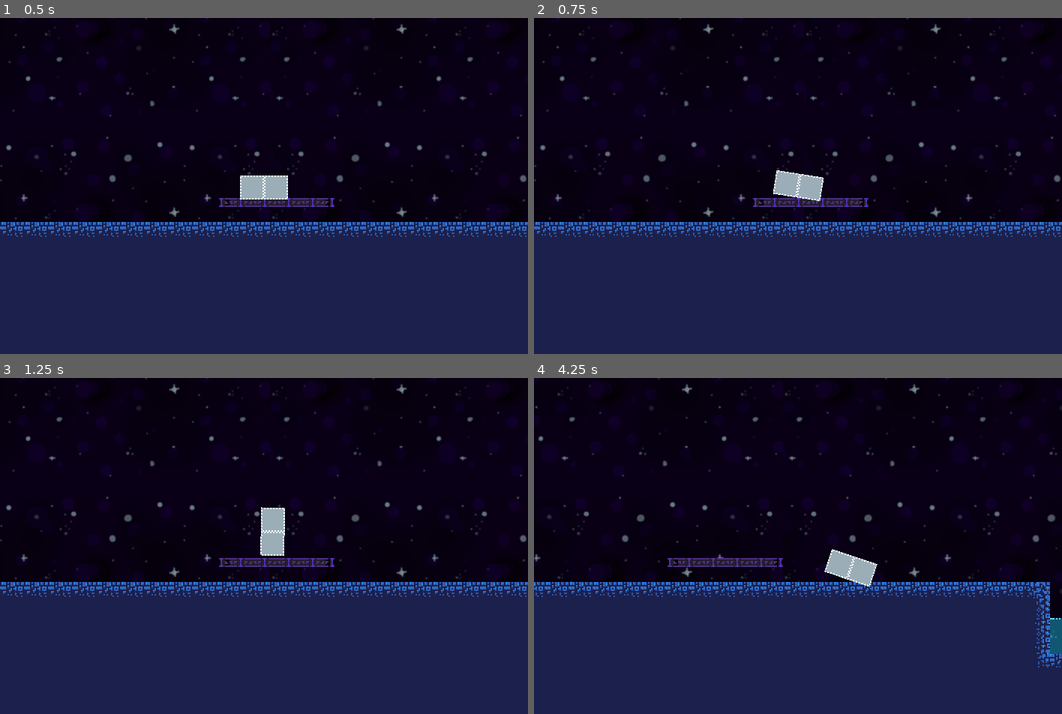
Above: before the commit, frames 1-4 (two rows, left to right).
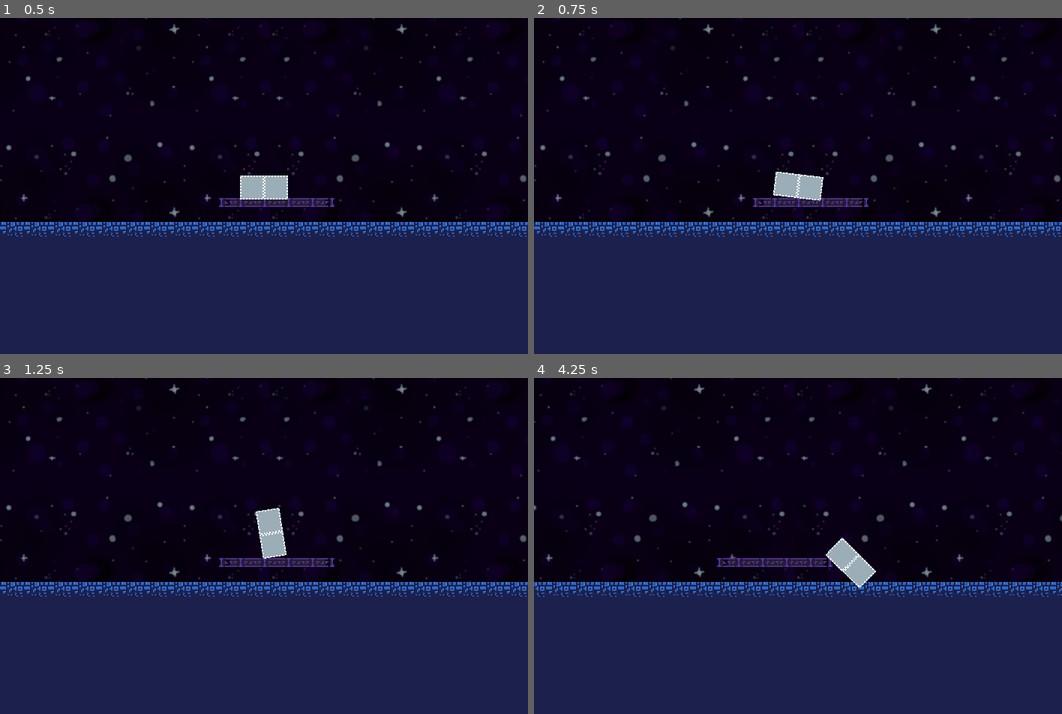
Above: after the commit, the same moments.

Repository: zio-penny/Lander
Game: Godot game, scene res://scenes/Main.tscn
Same seed, same stepped clock (60 frames per second), same inputs: the game is played once before the commit and once after it. Before the commit the project starts from res://Main.tscn.
Inputs:
- Up to frame 1 (0.5 s): no input
- Up to frame 2 (0.75 s): tap Enter at 0.5 s; hold L (PitchRight) from 0.53 s (still down); hold W (Throttle) from 0.53 s (still down)
- Up to frame 3 (1.25 s): keep holding L (PitchRight); keep holding W (Throttle)
- Up to frame 4 (4.25 s): release L (PitchRight) at 1.28 s; release W (Throttle) at 1.28 s; hold K (PitchDown) 1.28-2.03 s; tap W (Throttle) at 1.35, 2.85 s; hold L (PitchRight) 2.03-2.78 s; hold W (Throttle) 2.03-2.78 s; hold I (PitchUp) 2.78-3.53 s; hold J (PitchLeft) from 3.53 s (still down); hold W (Throttle) from 3.53 s (still down)

Frame 1 is identical in both runs. In frame 2, 0.1% of the frame differs, in the area x 45-55%, y 45-55%; in frame 3, 0.2%; in frame 4, 5.7%, in the area x 0-100%, y 0-87%.

Commit message:
adjustments to rotation

Diff:
--- a/Lander.tres
+++ /dev/null
@@ -1,11 +0,0 @@
-[gd_resource type="VisualShader" format=3 uid="uid://bf7r78tvuee24"]
-
-[resource]
-code = "shader_type canvas_item;
-render_mode blend_mix;
-
-
-
-"
-mode = 1
-flags/light_only = false
--- a/project.godot
+++ b/project.godot
@@ -11,7 +11,7 @@
 [application]
 
 config/name="Lander"
-run/main_scene="res://Main.tscn"
+run/main_scene="res://scenes/Main.tscn"
 config/features=PackedStringArray("4.1", "GL Compatibility")
 config/icon="res://icon.svg"
 
@@ -30,6 +30,12 @@
 "deadzone": 0.1,
 "events": [Object(InputEventJoypadMotion,"resource_local_to_scene":false,"resource_name":"","device":-1,"axis":1,"axis_value":-1.0,"script":null)
 , Object(InputEventKey,"resource_local_to_scene":false,"resource_name":"","device":0,"window_id":0,"alt_pressed":false,"shift_pressed":false,"ctrl_pressed":false,"meta_pressed":false,"pressed":false,"keycode":87,"physical_keycode":87,"key_label":87,"unicode":0,"echo":false,"script":null)
+]
+}
+ThrottleDown={
+"deadzone": 0.1,
+"events": [Object(InputEventJoypadMotion,"resource_local_to_scene":false,"resource_name":"","device":-1,"axis":1,"axis_value":1.0,"script":null)
+, Object(InputEventKey,"resource_local_to_scene":false,"resource_name":"","device":-1,"window_id":0,"alt_pressed":false,"shift_pressed":false,"ctrl_pressed":false,"meta_pressed":false,"pressed":false,"keycode":0,"physical_keycode":83,"key_label":0,"unicode":115,"echo":false,"script":null)
 ]
 }
 StrafeLeft={
@@ -71,6 +77,8 @@
 [physics]
 
 2d/default_gravity=0.0
+2d/default_linear_damp=0.0
+2d/default_angular_damp=0.0
 
 [rendering]
 
--- a/Lander.tscn
+++ b/scenes/Lander.tscn
@@ -1,30 +1,25 @@
-[gd_scene load_steps=6 format=3 uid="uid://dx4ttlvalnyng"]
+[gd_scene load_steps=5 format=3 uid="uid://dx4ttlvalnyng"]
 
 [ext_resource type="Script" path="res://scripts/Lander.gd" id="1_4phr4"]
 [ext_resource type="Texture2D" uid="uid://cbj0h085v8t1b" path="res://textures/Lander.png" id="2_wu0lr"]
 
 [sub_resource type="PhysicsMaterial" id="PhysicsMaterial_bkdgs"]
-friction = 0.33
-bounce = 0.15
-
-[sub_resource type="Curve" id="Curve_cgwlq"]
-_data = [Vector2(0, 0), 0.0, 0.0, 0, 0, Vector2(0.3, 0.2), 0.0, 0.0, 0, 0, Vector2(1, 1), 3.16122, 0.0, 0, 0]
-point_count = 3
-metadata/_snap_enabled = true
+friction = 0.43
+bounce = 0.17
 
 [sub_resource type="CapsuleShape2D" id="CapsuleShape2D_50ax2"]
 radius = 7.0
 
 [node name="Lander" type="RigidBody2D"]
-mass = 8.0
+mass = 4.0
 physics_material_override = SubResource("PhysicsMaterial_bkdgs")
 continuous_cd = 2
 max_contacts_reported = 4
 contact_monitor = true
 script = ExtResource("1_4phr4")
-RotationThrustMultiplier = 8.0
-RotationDamping = 0.001
-PitchCurve = SubResource("Curve_cgwlq")
+MainThrustPower = 2048.0
+ManuThrustPower = 256.0
+RotationThrustPower = 128.0
 
 [node name="Sprite2D" type="Sprite2D" parent="."]
 texture_filter = 1
--- a/Main.tscn
+++ b/scenes/Main.tscn
@@ -1,7 +1,7 @@
 [gd_scene load_steps=3 format=3 uid="uid://fojjxmm3bnho"]
 
-[ext_resource type="PackedScene" uid="uid://dl0jxcodmqwbf" path="res://lander_scene.tscn" id="1_p7pdx"]
-[ext_resource type="Script" path="res://GUI.gd" id="2_1j1vv"]
+[ext_resource type="PackedScene" uid="uid://dl0jxcodmqwbf" path="res://scenes/lander_scene.tscn" id="1_p7pdx"]
+[ext_resource type="Script" path="res://scripts/GUI.gd" id="2_1j1vv"]
 
 [node name="Main" type="Node"]
 
--- a/lander_scene.tscn
+++ b/scenes/lander_scene.tscn
@@ -1,10 +1,10 @@
 [gd_scene load_steps=8 format=3 uid="uid://dl0jxcodmqwbf"]
 
-[ext_resource type="Script" path="res://LanderScene.gd" id="1_hr234"]
-[ext_resource type="TileSet" uid="uid://css184mi4jxs6" path="res://caveTiles.tres" id="2_4x64j"]
+[ext_resource type="Script" path="res://scripts/LanderScene.gd" id="1_hr234"]
+[ext_resource type="TileSet" uid="uid://css184mi4jxs6" path="res://textures/caveTiles.tres" id="2_4x64j"]
 [ext_resource type="Texture2D" uid="uid://ddsq0ge0ty25m" path="res://textures/preview-tiled background-space-by alpha rats.png" id="2_bckvs"]
-[ext_resource type="PackedScene" uid="uid://dx4ttlvalnyng" path="res://Lander.tscn" id="2_o1ix8"]
-[ext_resource type="Script" path="res://LandingPad.gd" id="3_y68k3"]
+[ext_resource type="PackedScene" uid="uid://dx4ttlvalnyng" path="res://scenes/Lander.tscn" id="2_o1ix8"]
+[ext_resource type="Script" path="res://scripts/LandingPad.gd" id="3_y68k3"]
 [ext_resource type="Texture2D" uid="uid://ymwuvvxtbvou" path="res://textures/Space Cave Tileset.png" id="4_42mx1"]
 
 [sub_resource type="RectangleShape2D" id="RectangleShape2D_10cvo"]
--- a/scripts/Lander.gd
+++ b/scripts/Lander.gd
@@ -2,14 +2,15 @@
 extends RigidBody2D
 
 @export var MainThrustPower: float = 3072
-@export var StrafeThrustPower: float = 512
-@export var RotationThrustMultiplier: float = 16
-@export var RotationDamping: float
-@export var PitchCurve: Curve
+@export var ManuThrustPower: float = 512
+@export var RotationThrustPower: float = 16
+@export_range(0, 90) var PitchRange: float = 90
 
 var _throttle:float
+var _throttleDown:float
 var _strafe:float
-var _pitch:float # In radians
+var _pitchX:float # In radians
+var _pitchY:float # In radians
 
 func _unhandled_input(event):
 	sleeping = false
@@ -17,16 +18,23 @@
 	if event.is_action_pressed("Throttle") || event.is_action_released("Throttle"):
 		_throttle = event.get_action_strength("Throttle")
 
+	if event.is_action_pressed("ThrottleDown") || event.is_action_released("ThrottleDown"):
+		_throttleDown = event.get_action_strength("ThrottleDown")
+
 	if event.is_action_pressed("StrafeLeft") || event.is_action_released("StrafeLeft"):
 		_strafe = -event.get_action_strength("StrafeLeft")
 	if event.is_action_pressed("StrafeRight") || event.is_action_released("StrafeRight"):
 		_strafe += event.get_action_strength("StrafeRight")
 
 	if event.is_action_pressed("PitchLeft") || event.is_action_released("PitchLeft"):
-		_pitch = -event.get_action_strength("PitchLeft")
+		_pitchX = -event.get_action_strength("PitchLeft")
 	if event.is_action_pressed("PitchRight") || event.is_action_released("PitchRight"):
-		_pitch += event.get_action_strength("PitchRight")
+		_pitchX += event.get_action_strength("PitchRight")
 
+	if event.is_action_pressed("PitchUp") || event.is_action_released("PitchUp"):
+		_pitchY = -event.get_action_strength("PitchUp")
+	if event.is_action_pressed("PitchDown") || event.is_action_released("PitchDown"):
+		_pitchY += event.get_action_strength("PitchDown")
 
 func _integrate_forces(state):
 	for i in range(state.get_contact_count()):
@@ -34,17 +42,16 @@
 
 		if other:
 			if other is LandingPad:
-				print(other.name)
+				pass
 
 	apply_central_force(Vector2.UP.rotated(rotation) * MainThrustPower * _throttle)
-	apply_central_force(Vector2.RIGHT.rotated(rotation) * StrafeThrustPower * _strafe)
+	apply_central_force(Vector2.DOWN.rotated(rotation) * ManuThrustPower * _throttleDown)
+	apply_central_force(Vector2.RIGHT.rotated(rotation) * ManuThrustPower * _strafe)
 
-	var targetRotation:float = _pitch * (PI / 2)
+	var targetRotation:float = _pitchX * deg_to_rad(PitchRange)
 	var rotationDiff:float = targetRotation - rotation
 	var shortestAngle:float = fmod((rotationDiff + PI), (2 * PI)) - PI
-	print(shortestAngle)
-	var curveX:float = abs(rotationDiff) / PI
+	# var curveX:float = abs(rotationDiff) / PI
 
-	# May need to reduce torque when angular velocity is too high
-	# apply_torque(PitchCurve.sample(curveX) * sign(rotationDiff) * (MainThrustPower + StrafeThrustPower) * RotationThrustMultiplier)
-	apply_torque(shortestAngle * (MainThrustPower + StrafeThrustPower) * RotationThrustMultiplier - (angular_velocity * RotationDamping))
+	# apply_torque(shortestAngle * ManuThrustPower * RotationThrustPower - (angular_velocity * ManuThrustPower * RotationDampingMultiplier))
+	apply_torque(shortestAngle * ManuThrustPower * 32)
Renamed: GUI.gd -> scripts/GUI.gd
Renamed: LanderScene.gd -> scripts/LanderScene.gd
Renamed: caveTiles.tres -> textures/caveTiles.tres
